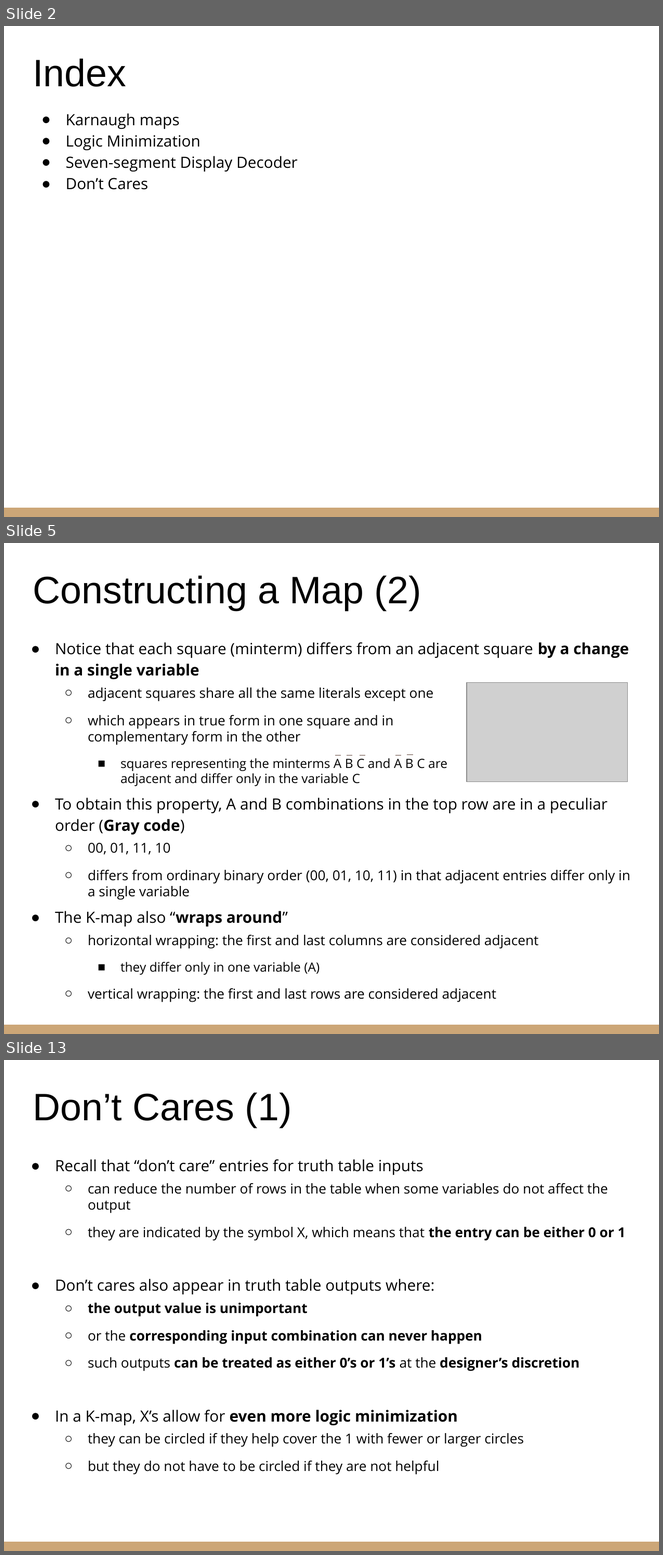
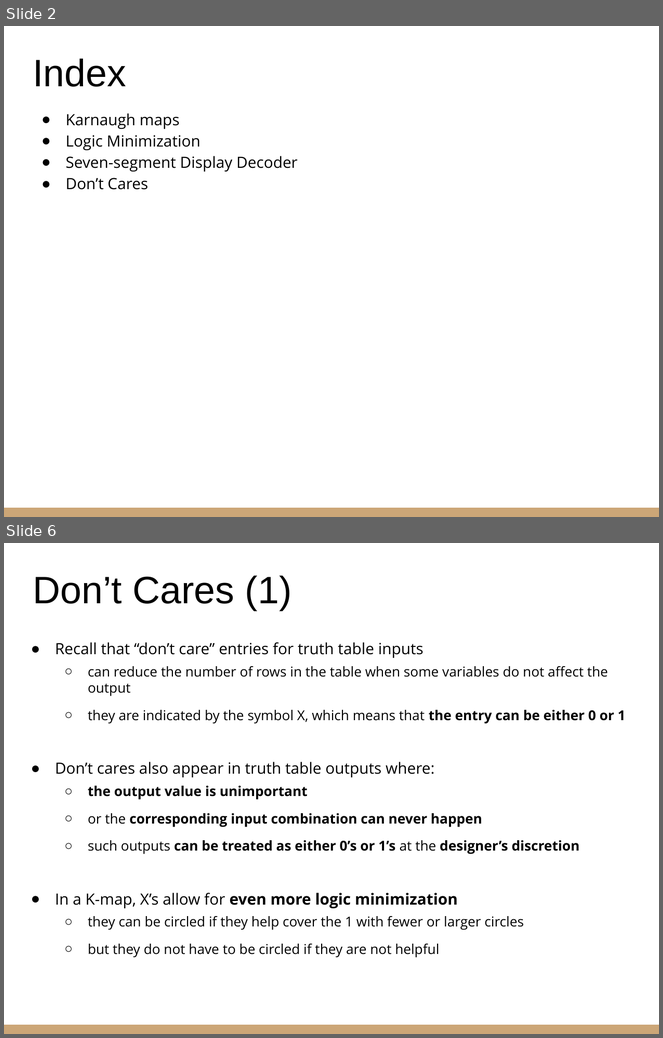
Before and after one commit to riccardoberta/esd, a slide deck: 06 - Karnaugh Maps/slides.pptx. Shown one above the other, each under a label of ours: slides 2, 5 and 13 before the commit, slides 2 and 6 after it; the slides between them are not shown. The pictures are 663x1555 and 663x1038 pixels, drawn with LibreOffice and Linux fonts; fonts in the diff are those of the drawing; grey boxes stand for pictures. Boxes give left, top, right and bottom in pixels: in the first picture for what was removed or moved away, otherwise in the second. Text is boxed around its words. In the diff, an @@ line names an element or a change of style, - is before the commit and + after.

```diff
--- a/06 - Karnaugh Maps/slides.pptx
+++ b/06 - Karnaugh Maps/slides.pptx
@@ slide 5 removed at (4, 543, 659, 1034), background #FFFFFF; not listed: 1 template element that a slide beside it also shows @@
@@ title removed at (33, 575, 422, 611) @@
-Constructing a Map (2)
@@ text removed at (55, 642, 631, 1003) @@
-● Notice that each square (minterm) differs from an adjacent square by a change in a single variable
-  ○ adjacent squares share all the same literals except one
-  ○ which appears in true form in one square and in
-    complementary form in the other
-    ■ squares representing the minterms A B C and A B C are
-      adjacent and differ only in the variable C
-● To obtain this property, A and B combinations in the top row are in a peculiar order (Gray code)
-  ○ 00, 01, 11, 10
-  ○ differs from ordinary binary order (00, 01, 10, 11) in that adjacent entries differ only in a single variable
-● The K-map also “wraps around”
-  ○ horizontal wrapping: the first and last columns are considered adjacent
-    ■ they differ only in one variable (A)
-  ○ vertical wrapping: the first and last rows are considered adjacent
@@ picture removed at (467, 682, 628, 782) @@
@@ line removed from (335, 755) to (341, 755) @@
@@ line removed from (347, 755) to (352, 755) @@
@@ line removed from (360, 755) to (366, 755) @@
@@ line removed from (395, 755) to (402, 755) @@
@@ line removed from (407, 755) to (414, 755) @@
@@ what was slide 13 is now slide 6 @@
```
Also in this commit, not shown: 3 slides changed, 6 other slides removed, 36 other files.
